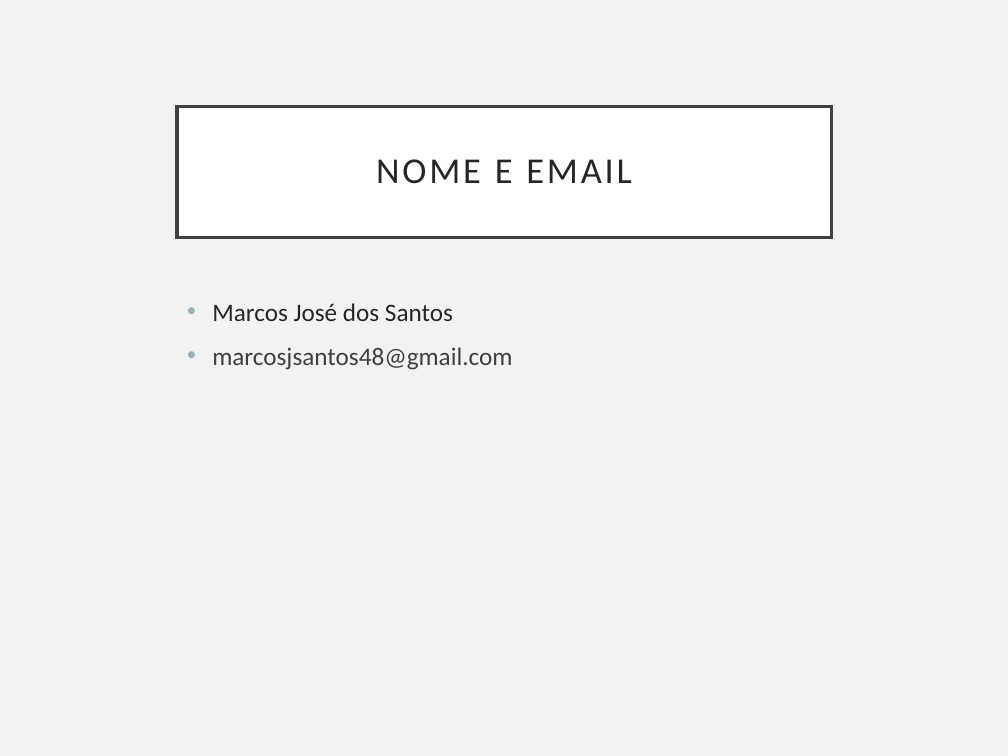
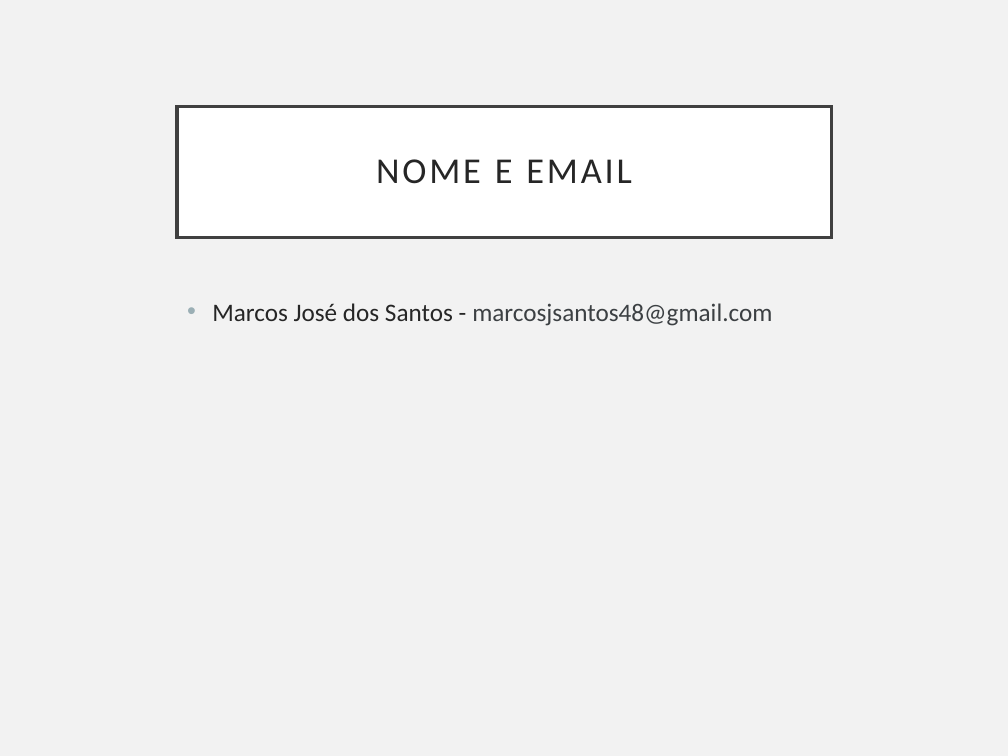
Before and after one commit to Paulo-UNIRON/aula_git_2020.2, a slide deck: slide 1 of Controlando versões com Git e Github - Capítulo I.pptx. Drawn at 1008x756 pixels with LibreOffice and Linux fonts; fonts in the diff are those of the drawing. Boxes give left, top, right and bottom in pixels: in the first picture for what was removed or moved away, otherwise in the second. Text is boxed around its words. In the diff, an @@ line names an element or a change of style, - is before the commit and + after.

Commit message:
Acrescentado nome do Marcos

```diff
--- a/Controlando versões com Git e Github - Capítulo I.pptx
+++ b/Controlando versões com Git e Github - Capítulo I.pptx
@@ text at [212, 303, 772, 326]: text changed @@
-• Marcos José dos Santos
-• marcosjsantos48@gmail.com
+• Marcos José dos Santos - marcosjsantos48@gmail.com
```
